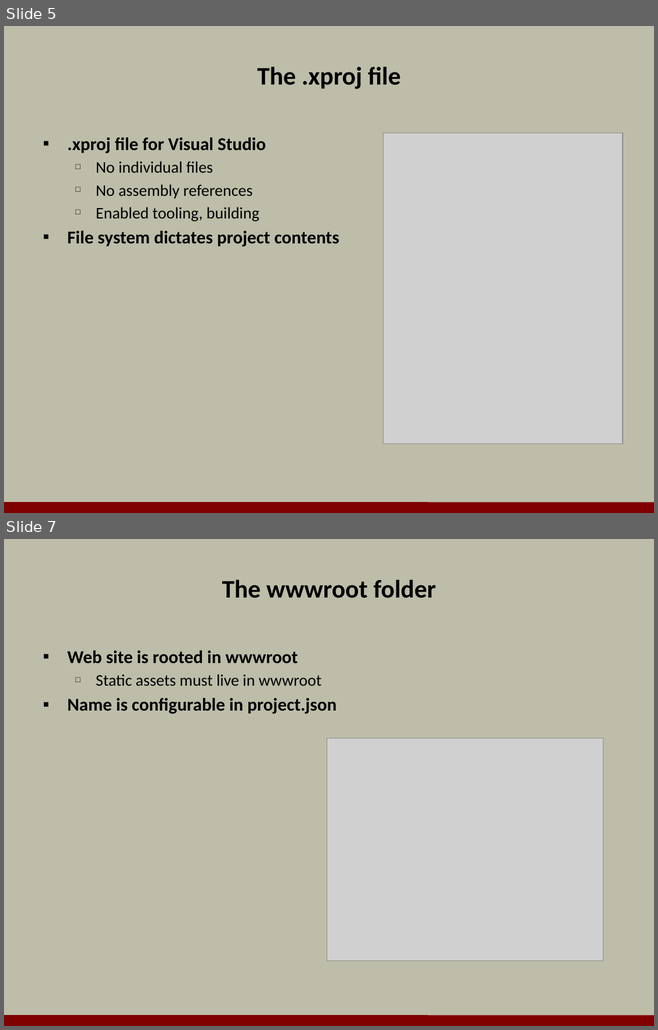
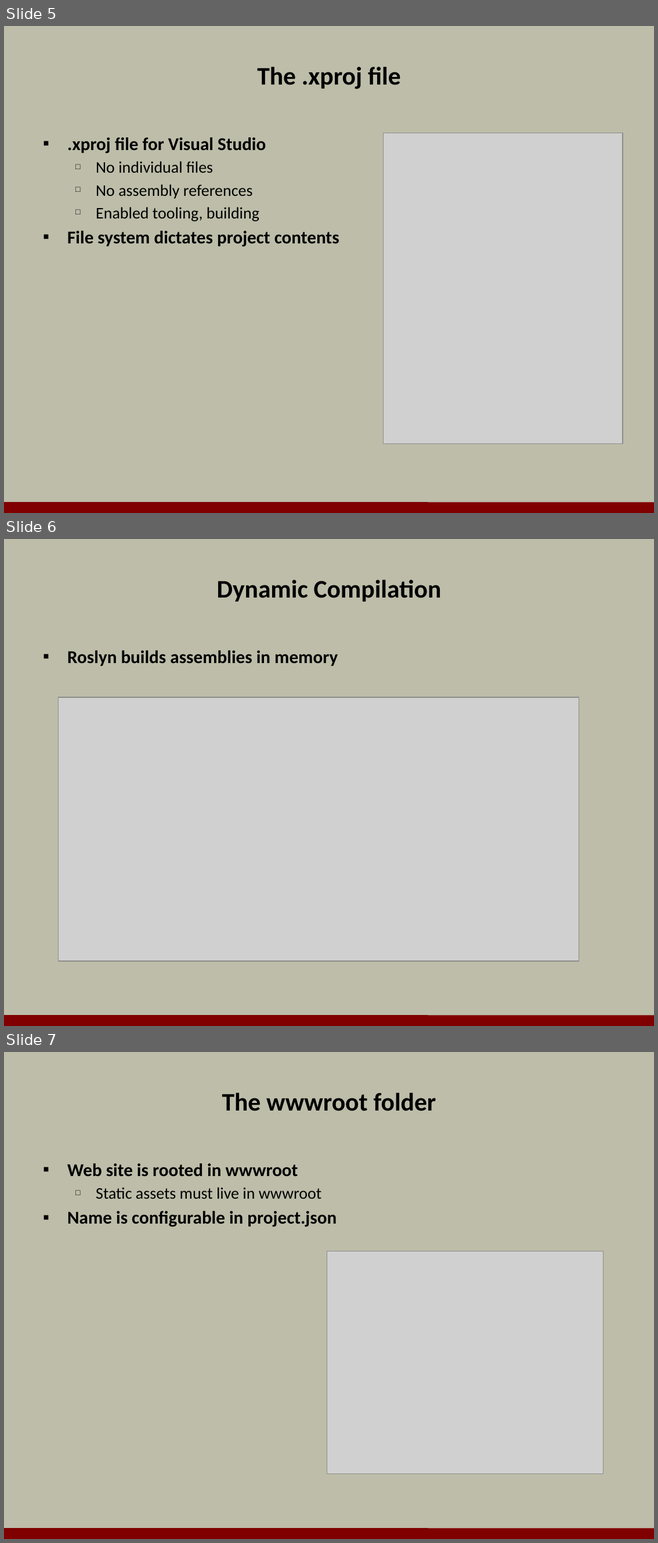
Before and after one commit to OdeToCode/classes, a slide deck: aspnet5/slides/01_Overview.pptx. Shown one above the other, each under a label of ours: slides 5 and 7 before the commit, slides 5, 6 and 7 after it; the slides between them are not shown. The pictures are 658x1030 and 658x1543 pixels, drawn with LibreOffice and Linux fonts; fonts in the diff are those of the drawing; grey boxes stand for pictures; background and template pictures are left out. Boxes give left, top, right and bottom in pixels: in the first picture for what was removed or moved away, otherwise in the second. Text is boxed around its words. In the diff, an @@ line names an element or a change of style, - is before the commit and + after.

```diff
--- a/aspnet5/slides/01_Overview.pptx
+++ b/aspnet5/slides/01_Overview.pptx
@@ slide 6 added at [4, 539, 654, 1026], background #BDBDA9; not listed: 1 template element that a slide beside it also shows @@
@@ title added at [217, 580, 441, 602], 28 pt, text #000000, bold @@
+Dynamic Compilation
@@ text added at [67, 650, 338, 666], 20 pt, text #000000, bold @@
+▪ Roslyn builds assemblies in memory
@@ picture added at [58, 697, 578, 961] @@
```
Also in this commit, not shown: 1 slide changed, 12 other slides added, 1 slide removed.
